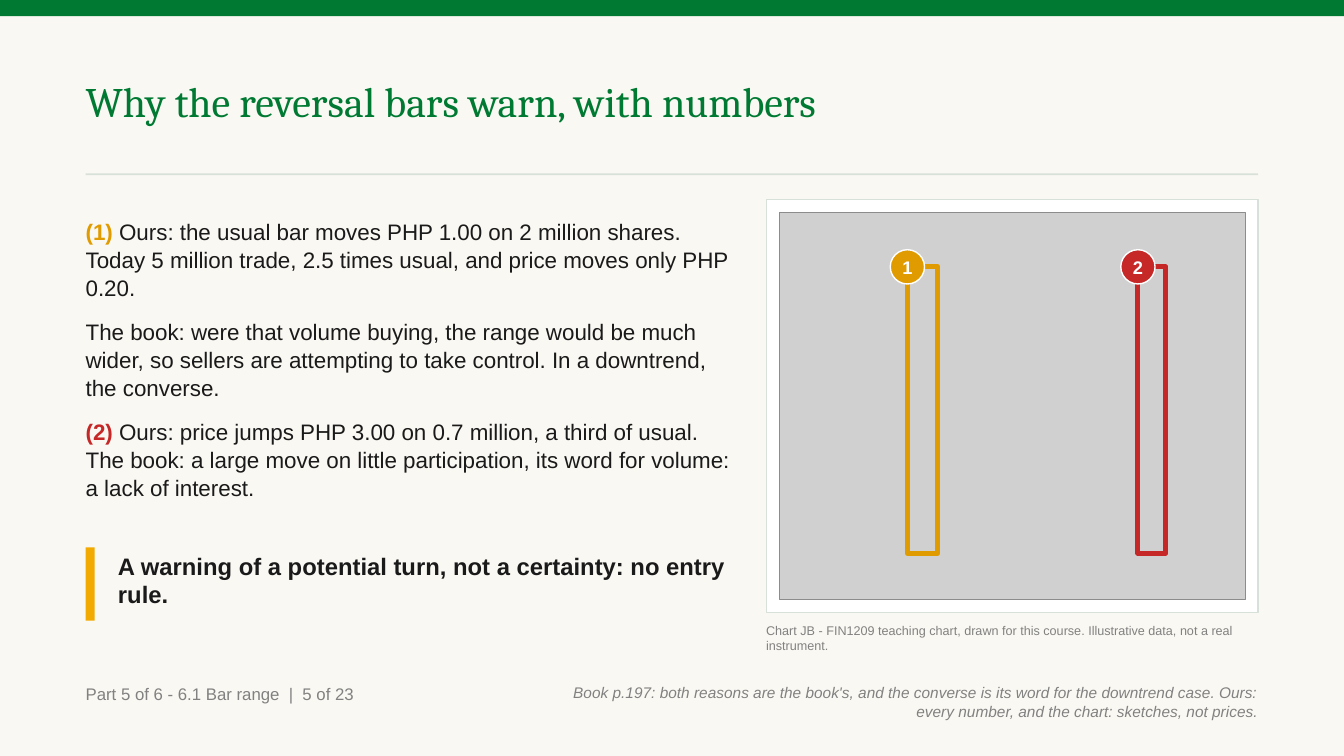
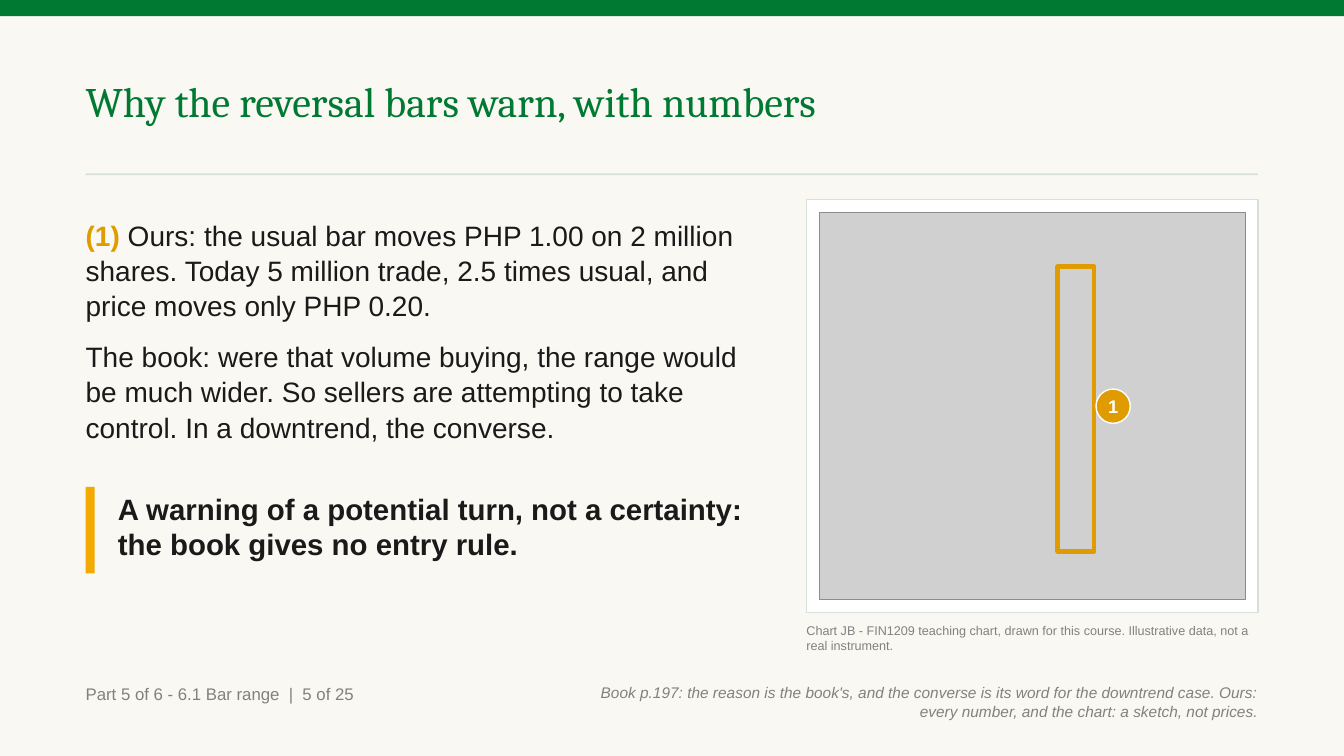
Before and after one commit to benjiesotelo-sudo/Telos_FIN1209, a slide deck: slide 146 of chapter-06/FIN1209-Chapter-06.pptx. Drawn at 1344x756 pixels with LibreOffice and Linux fonts; fonts in the diff are those of the drawing; grey boxes stand for pictures. Boxes give left, top, right and bottom in pixels: in the first picture for what was removed or moved away, otherwise in the second. Text is boxed around its words. In the diff, an @@ line names an element or a change of style, - is before the commit and + after.

```diff
--- a/chapter-06/FIN1209-Chapter-06.pptx
+++ b/chapter-06/FIN1209-Chapter-06.pptx
@@ rectangle resized from (x1=766, y1=200, x2=1258, y2=613) to (x1=807, y1=200, x2=1258, y2=613) @@
@@ text at (x1=86, y1=225, x2=733, y2=322): size 16 to 20 pt in "(1) Ours: the usual bar moves PHP ..." @@
@@ picture resized from (x1=779, y1=213, x2=1245, y2=600) to (x1=820, y1=213, x2=1245, y2=600) @@
@@ rectangle resized from (x1=907, y1=267, x2=938, y2=554) to (x1=1058, y1=267, x2=1094, y2=552) @@
@@ ellipse removed at (x1=1121, y1=250, x2=1155, y2=284) @@
-2
@@ rectangle removed at (x1=1138, y1=267, x2=1167, y2=554) @@
@@ text at (x1=86, y1=346, x2=736, y2=442): text changed; size 16 to 20 pt @@
-The book: were that volume buying, the range would be much wider, so sellers are attempting to take control. In a downtrend, the converse.
-(2) Ours: price jumps PHP 3.00 on 0.7 million, a third of usual. The book: a large move on little participation, its word for volume: a lack of interest.
+The book: were that volume buying, the range would be much wider. So sellers are attempting to take control. In a downtrend, the converse.
@@ ellipse "1" moved from (x1=890, y1=250, x2=925, y2=284) to (x1=1096, y1=389, x2=1130, y2=423) @@
@@ rectangle resized from (x1=86, y1=547, x2=95, y2=621) to (x1=86, y1=487, x2=95, y2=574) @@
@@ text at (x1=118, y1=498, x2=742, y2=561): text changed; size 17 to 21 pt @@
-A warning of a potential turn, not a certainty: no entry rule.
+A warning of a potential turn, not a certainty: the book gives no entry rule.
@@ text "Chart JB - FIN1209 teaching ..." rewrapped from (x1=766, y1=626, x2=1233, y2=650) to (x1=806, y1=626, x2=1248, y2=650) @@
@@ text at (x1=86, y1=688, x2=354, y2=704): text changed @@
-Part 5 of 6 - 6.1 Bar range | 5 of 23
+Part 5 of 6 - 6.1 Bar range | 5 of 25
@@ text at (x1=601, y1=687, x2=1257, y2=720): text changed @@
-Book p.197: both reasons are the book's, and the converse is its word for the downtrend case. Ours: every number, and the chart: sketches, not prices.
+Book p.197: the reason is the book's, and the converse is its word for the downtrend case. Ours: every number, and the chart: a sketch, not prices.
```
Also in this commit, not shown: 46 other slides changed, 2 slides added, 3 other files.
